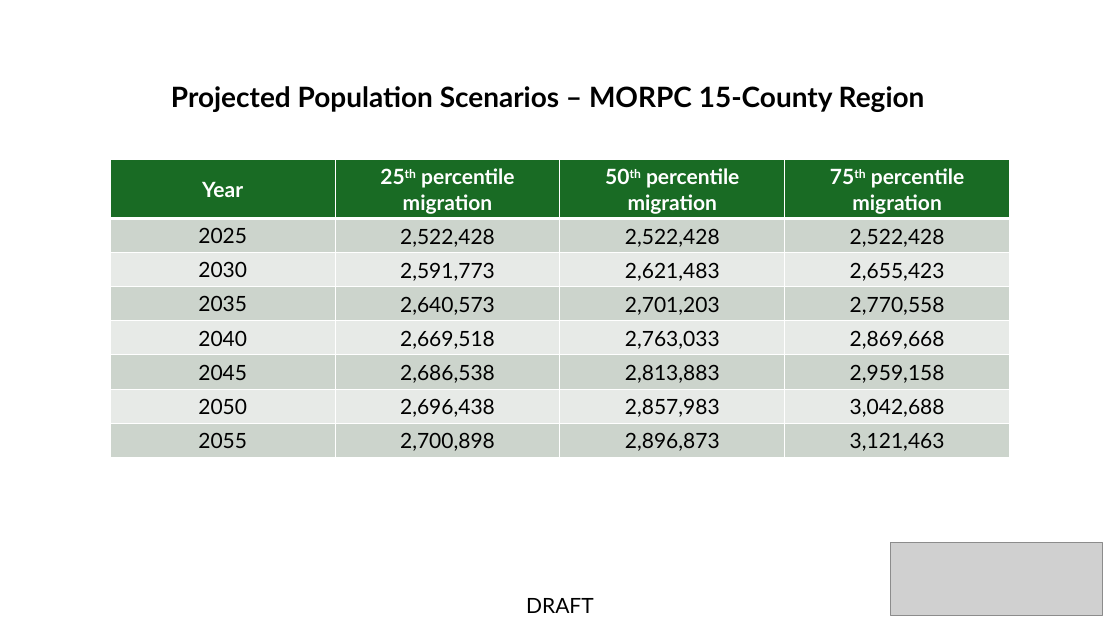
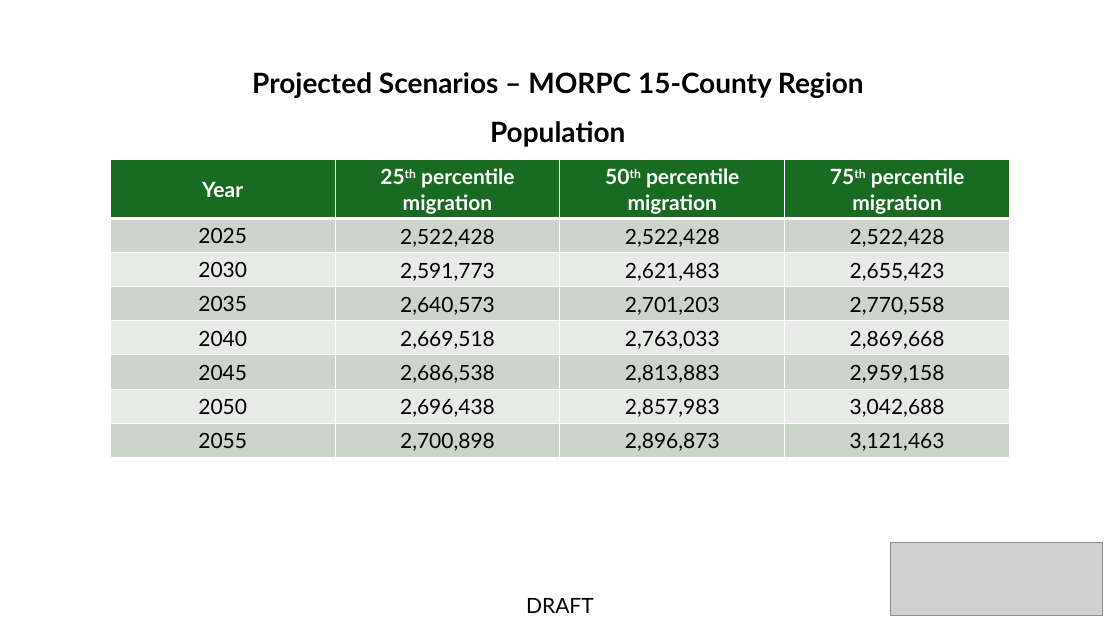
Before and after one commit to morpc/morpc-county-controls, a slide deck: slide 67 of deliverables/MORPC County Projections.pptx (slide 35 before the commit). Drawn at 1120x630 pixels with LibreOffice and Linux fonts; fonts in the diff are those of the drawing; grey boxes stand for pictures. Boxes give left, top, right and bottom in pixels: in the first picture for what was removed or moved away, otherwise in the second. Text is boxed around its words. In the diff, an @@ line names an element or a change of style, - is before the commit and + after.

```diff
--- a/deliverables/MORPC County Projections.pptx
+++ b/deliverables/MORPC County Projections.pptx
@@ text at <box>252,72,864,98</box>: text changed @@
-Projected Population Scenarios – MORPC 15-County Region
+Projected Scenarios – MORPC 15-County Region
@@ text added at <box>490,121,625,147</box>, 24 pt, text #000000, bold @@
+Population
```
Also in this commit, not shown: 23 other slides changed, 46 slides added.
